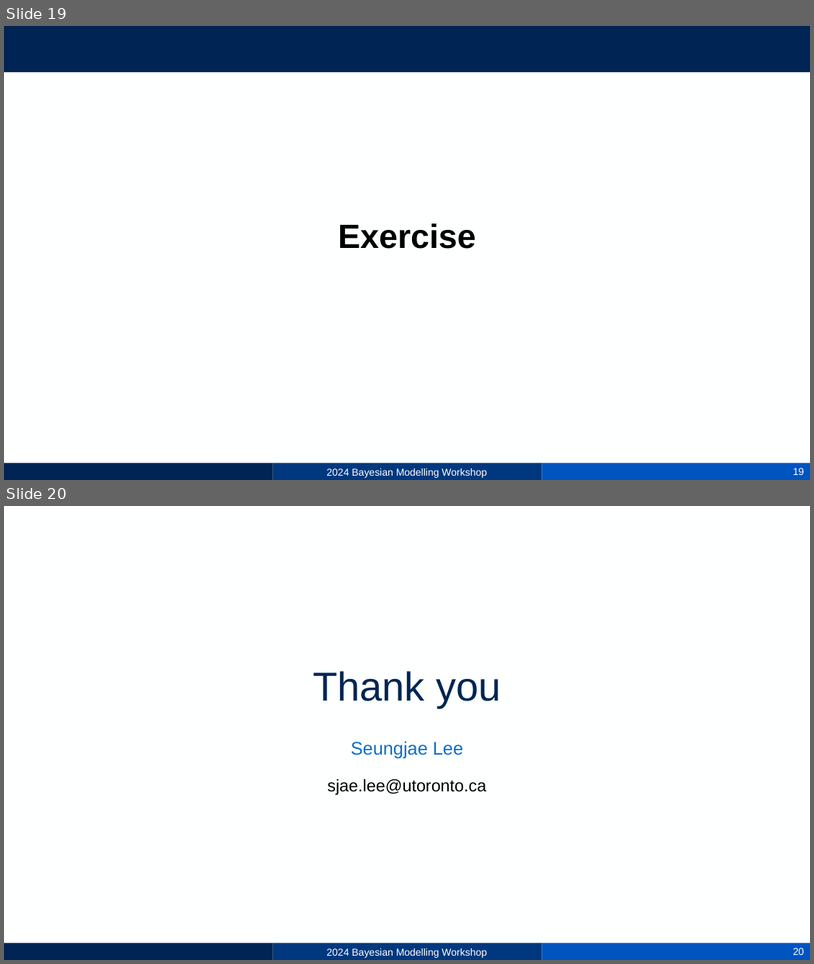
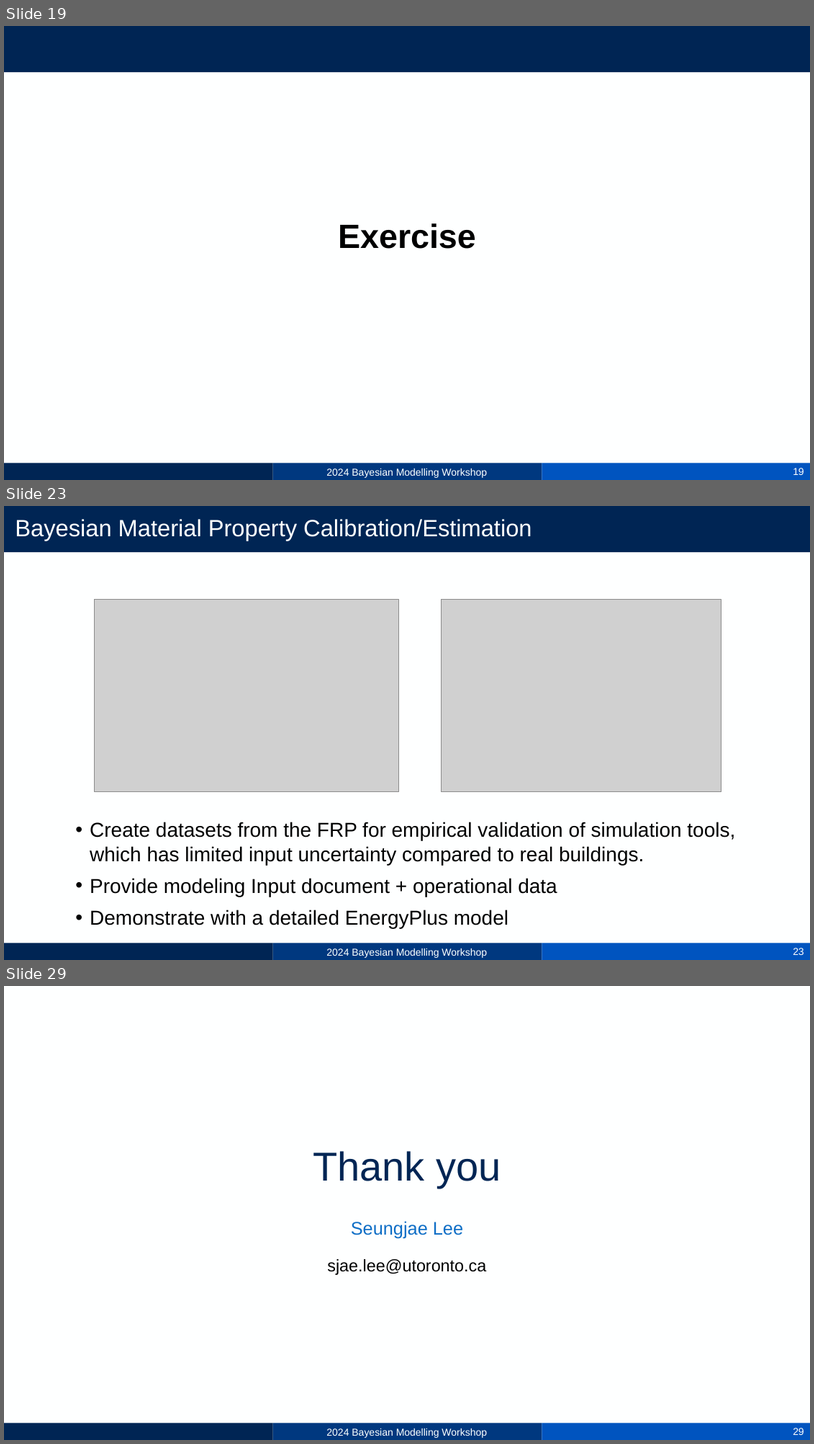
Before and after one commit to sjae-lee/IIB-training, a slide deck: bayesian-modelling/2_Linear regression.pptx. Shown one above the other, each under a label of ours: slides 19 and 20 before the commit, slides 19, 23 and 29 after it; the slides between them are not shown. The pictures are 814x964 and 814x1444 pixels, drawn with LibreOffice and Linux fonts; fonts in the diff are those of the drawing; grey boxes stand for pictures; background and template pictures are left out. Boxes give left, top, right and bottom in pixels: in the first picture for what was removed or moved away, otherwise in the second. Text is boxed around its words. In the diff, an @@ line names an element or a change of style, - is before the commit and + after.

```diff
--- a/bayesian-modelling/2_Linear regression.pptx
+++ b/bayesian-modelling/2_Linear regression.pptx
@@ slide 23 added at (4,506,810,960), background #FEFFFF; not listed: 6 template elements that a slide beside it also shows @@
@@ title added at (15,519,532,541), 28 pt, text #FEFFFF @@
+Bayesian Material Property Calibration/Estimation
@@ picture added at (95,600,399,792) @@
@@ picture added at (441,600,721,792) @@
@@ text added at (90,821,736,928), 24 pt, text #000000 @@
+• Create datasets from the FRP for empirical validation of simulation tools, which has limited input uncertainty compared to real buildings.
+• Provide modeling Input document + operational data
+• Demonstrate with a detailed EnergyPlus model
@@ what was slide 20 is now slide 29 @@
@@ page number at (793,1427,804,1435): text changed @@
-20
+29
```
Also in this commit, not shown: 8 other slides added, 2 other files.
